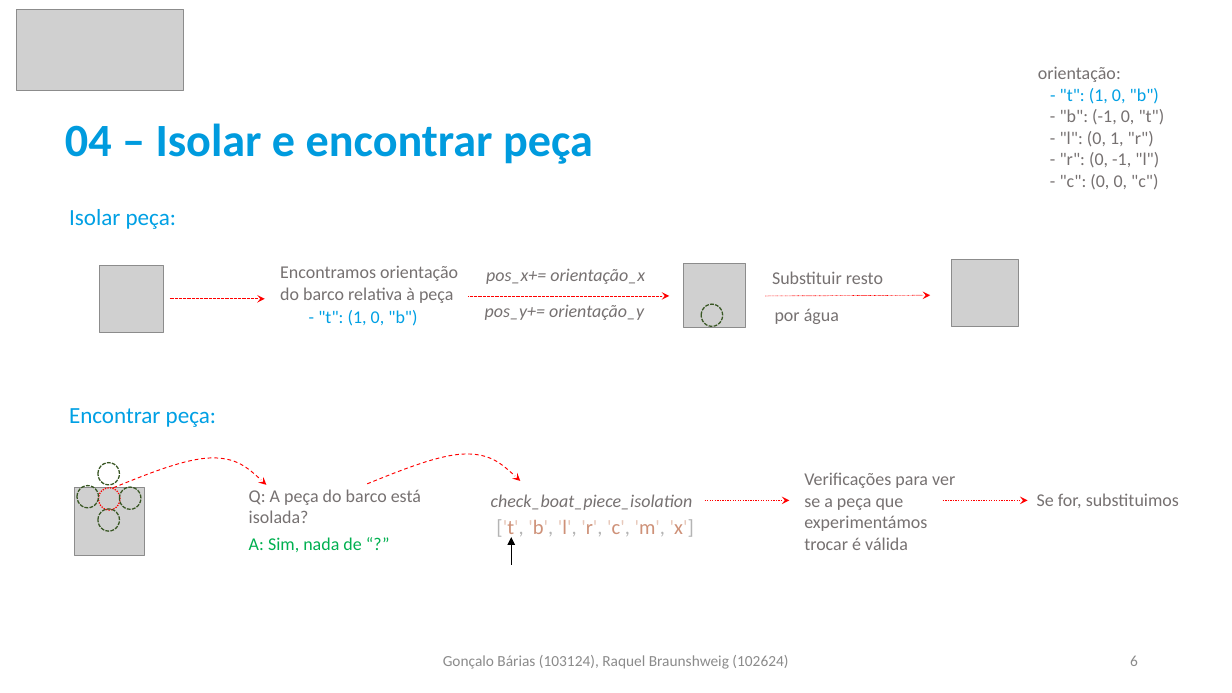
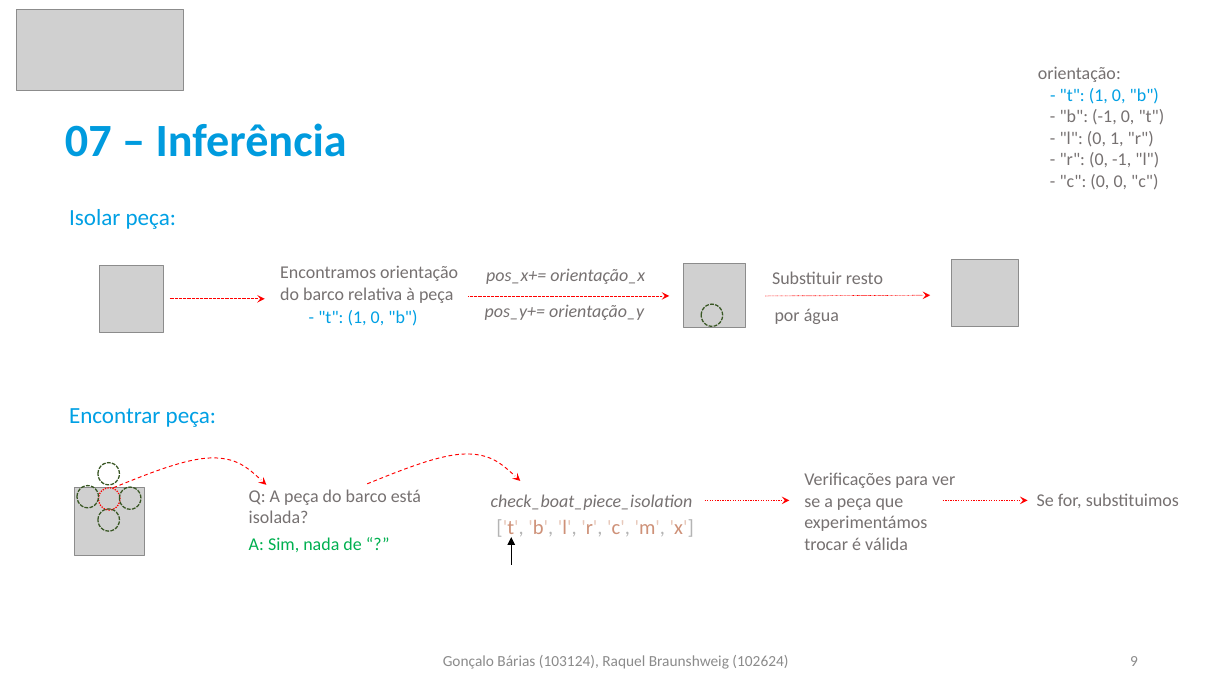
Before and after one commit to goncalobarias/Bimaru-IA, a slide deck: slide 9 of report/report.pptx (slide 6 before the commit). Drawn at 1232x693 pixels with LibreOffice and Linux fonts; fonts in the diff are those of the drawing; grey boxes stand for pictures. Boxes give left, top, right and bottom in pixels: in the first picture for what was removed or moved away, otherwise in the second. Text is boxed around its words. In the diff, an @@ line names an element or a change of style, - is before the commit and + after.

```diff
--- a/report/report.pptx
+++ b/report/report.pptx
@@ text at box(65, 123, 347, 157): text changed @@
-04 – Isolar e encontrar peça
+07 – Inferência
@@ page number at box(1130, 656, 1138, 666): text changed @@
-6
+9
```
Also in this commit, not shown: 6 other slides changed, 1 slide added.
